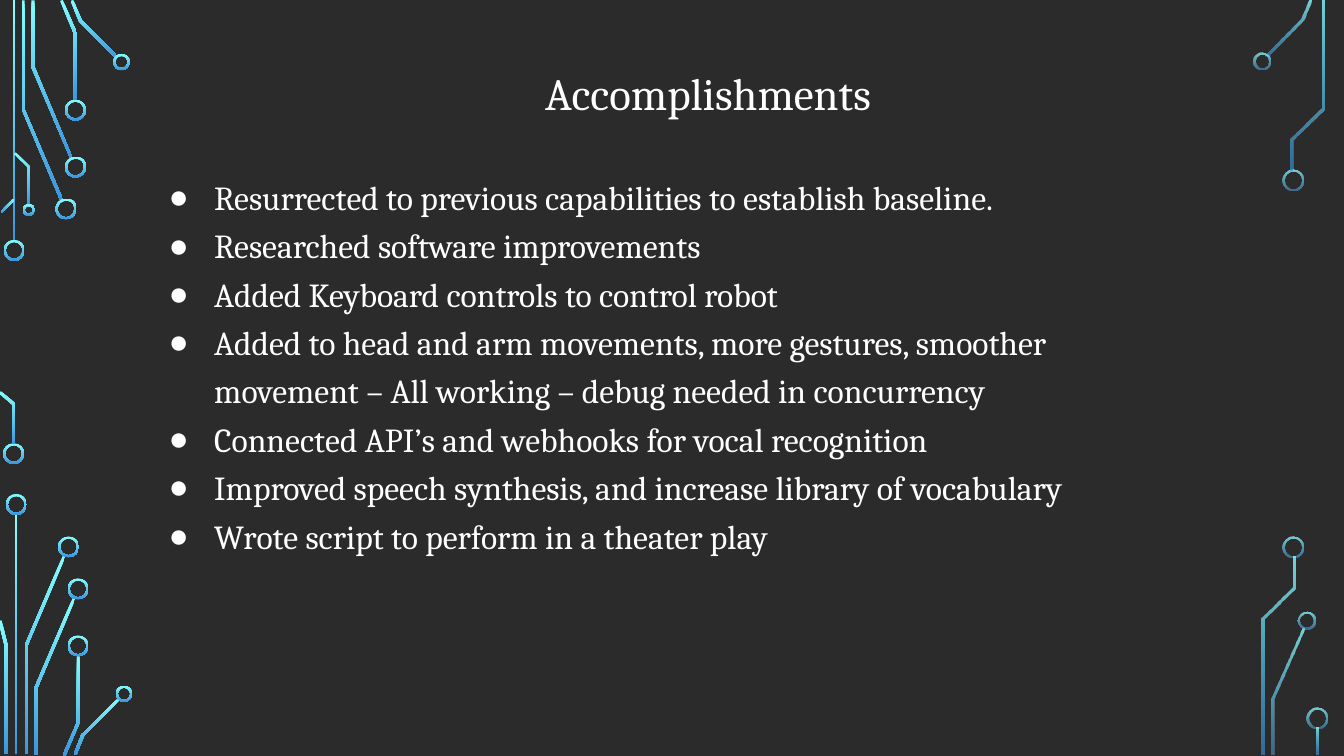
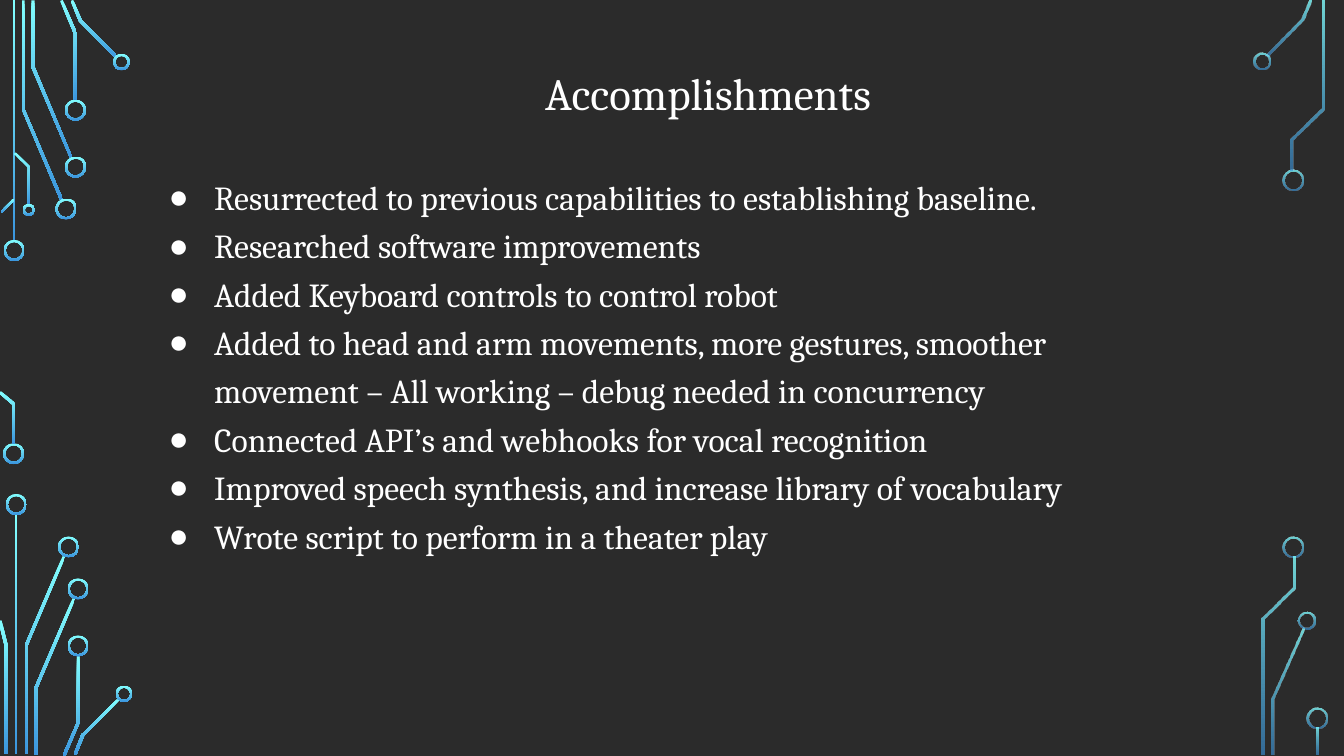
Before and after one commit to DrFoz/ECE478, a slide deck: slide 2 of ECE478_Einstein_Turtlebot_Team6_Project_1/Einstein_Turtlebot_Presentaion.pptx. Drawn at 1344x756 pixels with LibreOffice and Linux fonts; fonts in the diff are those of the drawing; background and template pictures are left out; a plain dark background stands for a picture behind light text. Boxes give left, top, right and bottom in pixels: in the first picture for what was removed or moved away, otherwise in the second. Text is boxed around its words. In the diff, an @@ line names an element or a change of style, - is before the commit and + after.

```diff
--- a/ECE478_Einstein_Turtlebot_Team6_Project_1/Einstein_Turtlebot_Presentaion.pptx
+++ b/ECE478_Einstein_Turtlebot_Team6_Project_1/Einstein_Turtlebot_Presentaion.pptx
@@ text at (214, 186, 1037, 218): text changed @@
-● Resurrected to previous capabilities to establish baseline.
+● Resurrected to previous capabilities to establishing baseline.
```
Also in this commit, not shown: 3 other slides changed, 1 slide removed.
